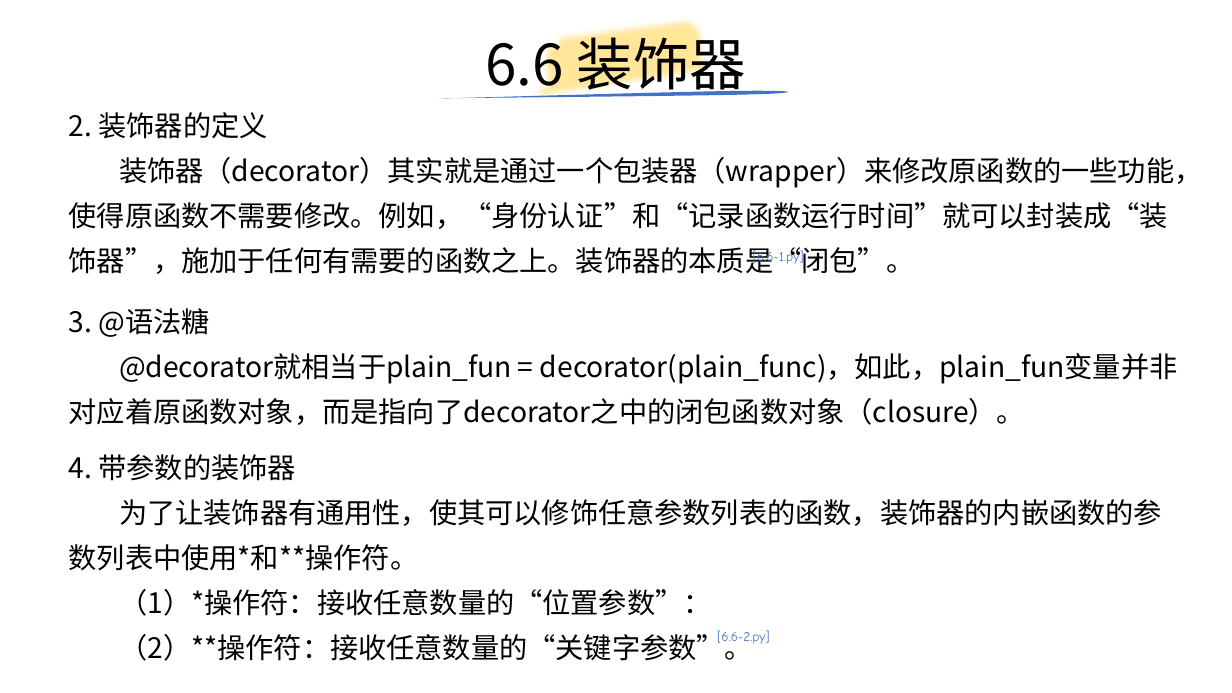
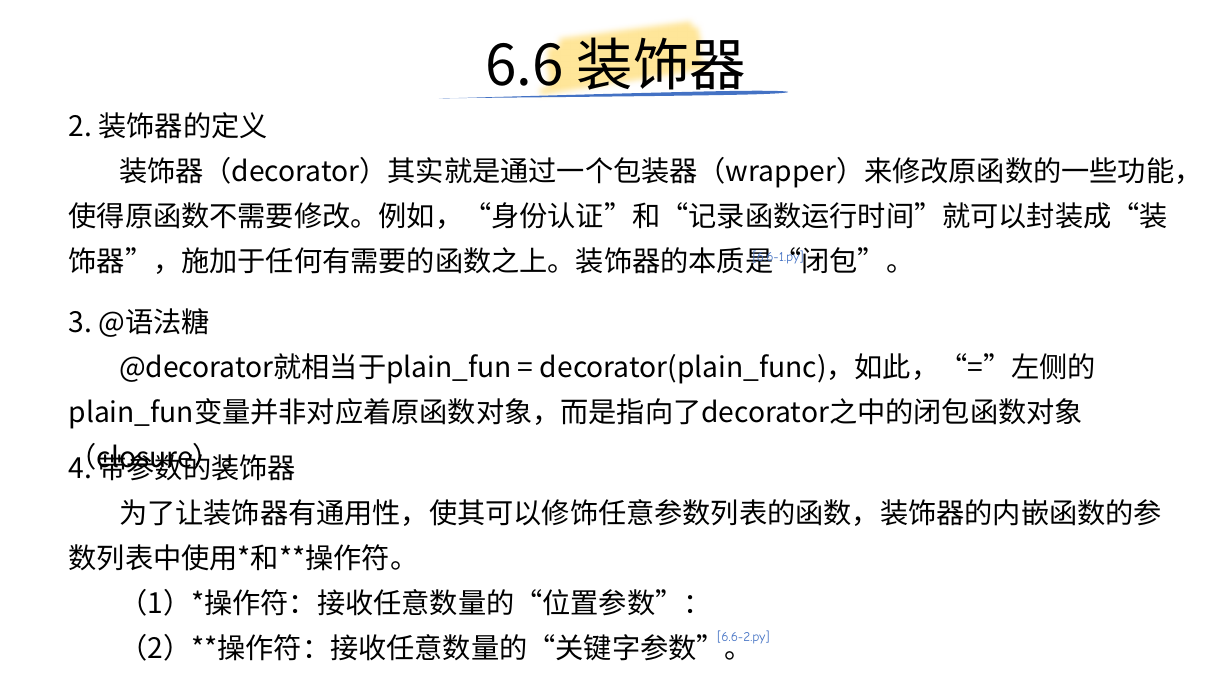
Before and after one commit to yiwenliu/CorePython, a slide deck: slide 56 of PPT/CorePython.pptx. Drawn at 1232x693 pixels with LibreOffice and Linux fonts; fonts in the diff are those of the drawing. Boxes give left, top, right and bottom in pixels: in the first picture for what was removed or moved away, otherwise in the second. Text is boxed around its words. In the diff, an @@ line names an element or a change of style, - is before the commit and + after.

```diff
--- a/PPT/CorePython.pptx
+++ b/PPT/CorePython.pptx
@@ text at (69,353,1096,429): text changed @@
-@decorator就相当于plain_fun = decorator(plain_func)，如此，plain_fun变量并非对应着原函数对象，而是指向了decorator之中的闭包函数对象（closure）。
+@decorator就相当于plain_fun = decorator(plain_func)，如此，“=”左侧的plain_fun变量并非对应着原函数对象，而是指向了decorator之中的闭包函数对象（closure）。
```
Also in this commit, not shown: 1 other slide changed, 2 slides added, 4 other files.
